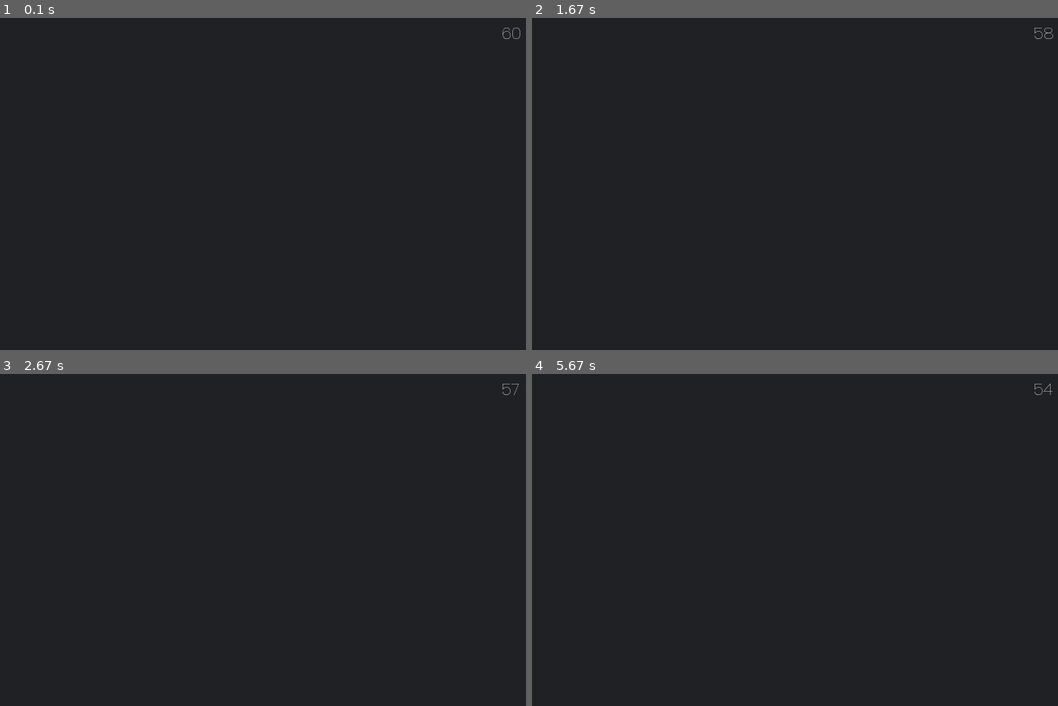
Above: before the commit, frames 1-4 (two rows, left to right).
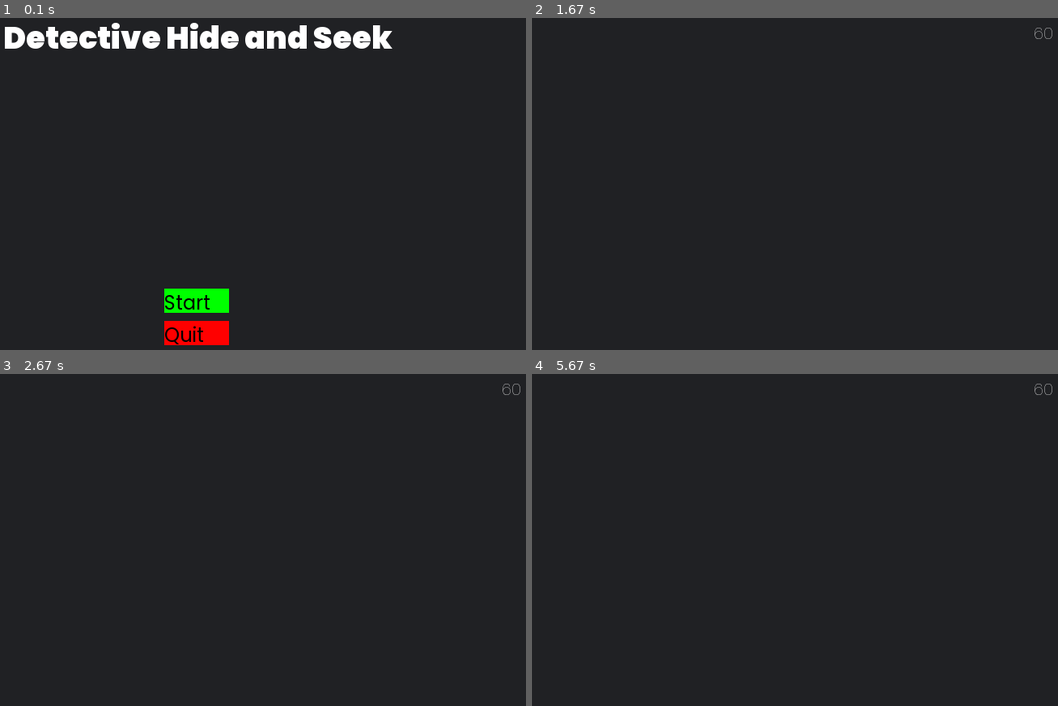
Above: after the commit, the same moments.

Repository: LeoDoesThings/Detective-Hide-and-Seek
Game: pygame game, started from DHS-pygame.py
Same seed, same stepped clock (60 frames per second), same inputs: the game is played once before the commit and once after it.
Inputs:
- Up to frame 1 (0.1 s): no input
- Up to frame 2 (1.67 s): click "Start" at 0.38 s
- Up to frame 3 (2.67 s): no input
- Up to frame 4 (5.67 s): no input

The runs differ from the first frame. In frame 1, 4.9% of the frame differs, in the area x 0-99%, y 1-99%; in frame 2, less than 0.1%; in frame 3, less than 0.1%; in frame 4, less than 0.1%.

Commit message:
WIP fix - timer and pages
- WIP fix on showing pages
- WIP fix on timer starting on game startup or not starting at all

Diff:
--- a/DHS-pygame.py
+++ b/DHS-pygame.py
@@ -71,6 +71,7 @@
 class Game:
     level = 1
     time = 60
+    timer_started = False
     # Randomly pick a hiding palce
     hidingplace = random.choice(Locations.locations)
 
@@ -87,6 +88,16 @@
             else:
                 return False
 
+    def startTimer(self):
+        if self.timer_started == False:
+            return pygame.time.get_ticks()
+        else:
+            return 0
+
+
+    def gameOver():
+        print("Game over!")
+
 
 
 
@@ -132,8 +143,8 @@
     quit()
 
 class Graphics:
-    def text_object(text, font, color):
-        rendered = font.render(text, True, color)
+    def text_object(text, font, color, background=None):
+        rendered = font.render(text, True, color, background)
         return rendered
 
     def button(self, msg, textcolour, font, x,y, w,h, colour,hovercolour, action=None):
@@ -150,35 +161,48 @@
         textSurf = self.text_object(msg, font, textcolour)
         screen.blit(textSurf, (x,y))
 
-class Page:
-    def clear():
-        screen.fill(background_grey)
-
-    def start(self):
-        self.clear()
-        screen.blit(img.title, img.title.get_rect(center=(display_width/2, 30)))
-        Graphics.button(Graphics, "Start", "black", Poppins.regular, center_x-40,center_y+100, 80,30, green,green1)
-        Graphics.button(Graphics, "Quit", "black", Poppins.regular, center_x-40,center_y+140, 80,30, red,red1, quitgame)
+class showPage:
+    def __init__(self):
+        self.show_startmenu = True
+        self.show_game = False
+        self.show_clue = False
+        self.show_gameover = False
+
+    def startmenu(self):
+        self.show_startmenu = True
+        self.show_game = False
 
     def game(self):
-        self.clear()
-        timer = Game.time
-        seconds = (pygame.time.get_ticks()-start_ticks)/1000
-        timer -= round(seconds)
-        timer_text = Graphics.text_object(str(timer), Poppins.thin, white)
-        screen.blit(timer_text, (display_width-50, 10))
-
-start_ticks = pygame.time.get_ticks()
+        self.show_startmenu = False
+        self.show_game = True
+
+Game = Game()
+showPage = showPage()
+
 
 while True:
+    screen.fill(background_grey)
+    mouse = pygame.mouse.get_pos()
+
     for event in pygame.event.get():
         if event.type == QUIT:  # Click the X window button to close program
             quitgame()
 
-    mouse = pygame.mouse.get_pos()
-
-    Page.start(Page)
-    Page.game(Page)
+    if showPage.show_startmenu:
+        screen.blit(img.title, img.title.get_rect(center=(display_width/2, 30)))
+        Graphics.button(Graphics, "Start", "black", Poppins.regular, center_x-40,center_y+100, 80,30, green,green1, showPage.game)
+        Graphics.button(Graphics, "Quit", "black", Poppins.regular, center_x-40,center_y+140, 80,30, red,red1, quitgame)
+
+        pygame.display.update()
+        clock.tick(FPS)
+
+    elif showPage.show_game:
+
+        timer = Game.time
+        seconds = (pygame.time.get_ticks()-Game.startTimer())/1000
+        timer -= round(seconds)
+        timer_text = Graphics.text_object(str(timer), Poppins.thin, white, background_grey)
+        screen.blit(timer_text, (display_width-50, 10))
 
     pygame.display.update()
     clock.tick(FPS)
